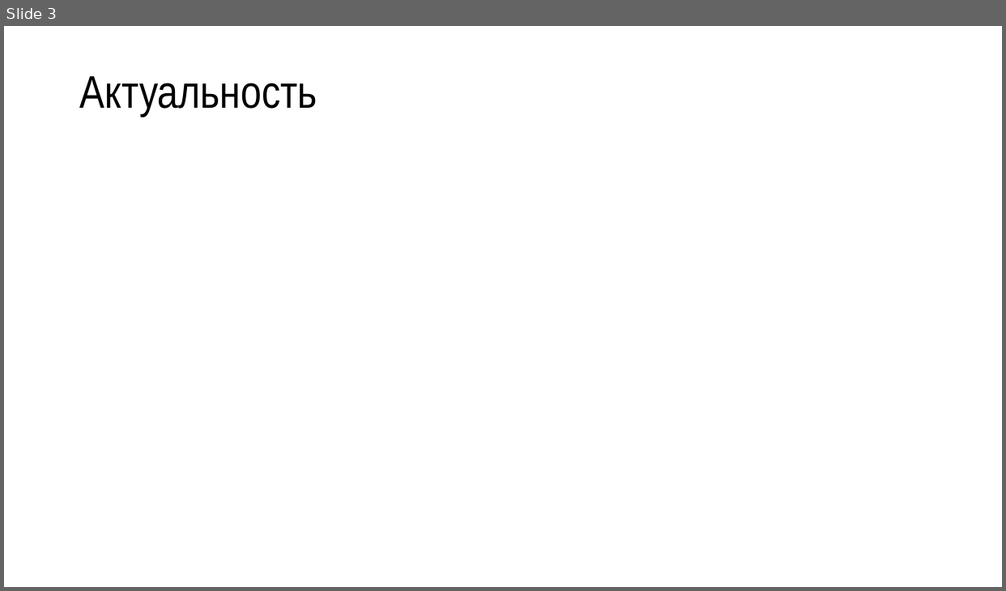
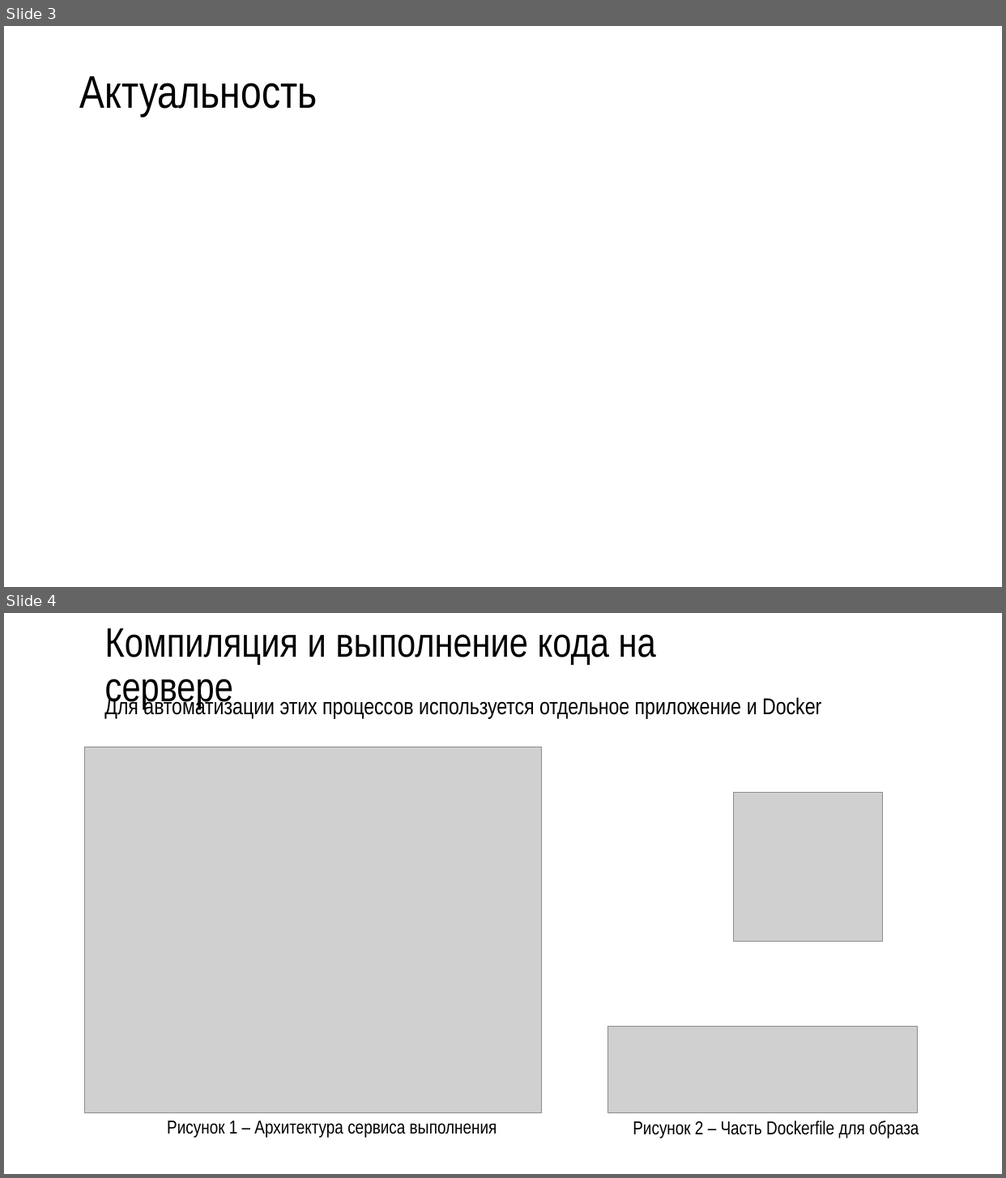
Before and after one commit to R3nnyWeb/codest-open, a slide deck: Презентация Microsoft PowerPoint.pptx. Shown one above the other, each under a label of ours: slide 3 before the commit, slides 3 and 4 after it. The pictures are 1006x591 and 1006x1178 pixels, drawn with LibreOffice and Linux fonts; fonts in the diff are those of the drawing; grey boxes stand for pictures; background and template pictures are left out. Boxes give left, top, right and bottom in pixels: in the first picture for what was removed or moved away, otherwise in the second. Text is boxed around its words. In the diff, an @@ line names an element or a change of style, - is before the commit and + after.

```diff
--- a/Презентация Microsoft PowerPoint.pptx
+++ b/Презентация Microsoft PowerPoint.pptx
@@ slide 4 added at [4, 613, 1002, 1174], background picture (left out) @@
@@ title added at [105, 628, 656, 709], 39.6 pt, text #000000 @@
+Компиляция и выполнение кода на сервере
@@ text added at [104, 696, 821, 718], 22 pt, text #000000 @@
+Для автоматизации этих процессов используется отдельное приложение и Docker
@@ picture added at [85, 747, 542, 1113] @@
@@ picture added at [733, 792, 882, 941] @@
@@ picture added at [607, 1026, 917, 1113] @@
@@ text added at [167, 1121, 497, 1138], 18 pt, text #000000 @@
+Рисунок 1 – Архитектура сервиса выполнения
@@ text added at [633, 1121, 918, 1139], 18 pt, text #000000 @@
+Рисунок 2 – Часть Dockerfile для образа
```
Also in this commit, not shown: 1 other slide added, 1 slide removed, 3 other files.
